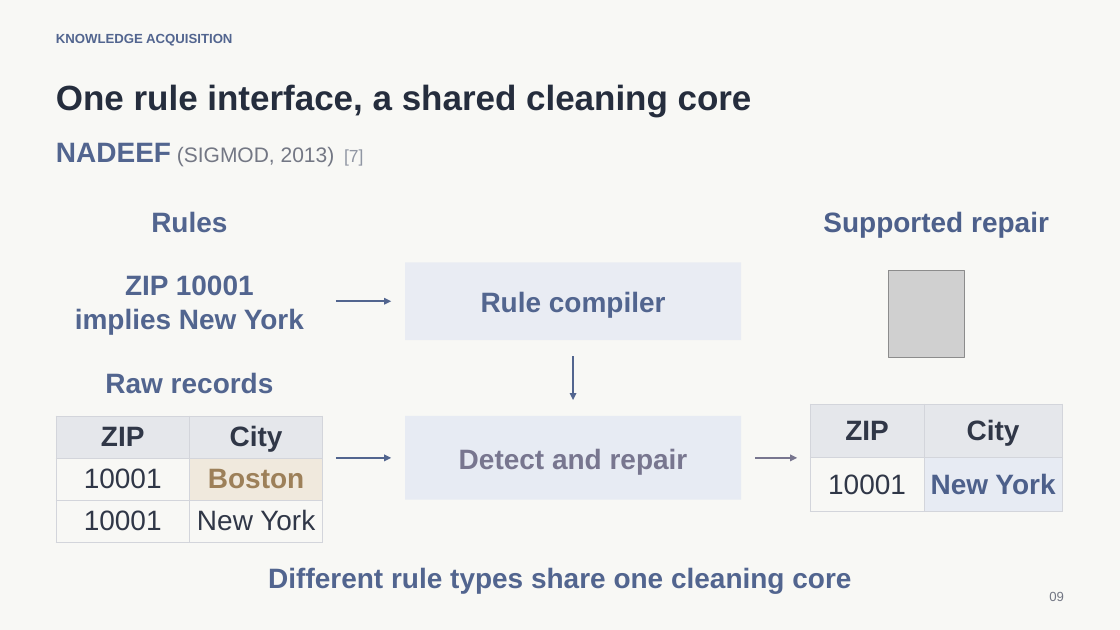
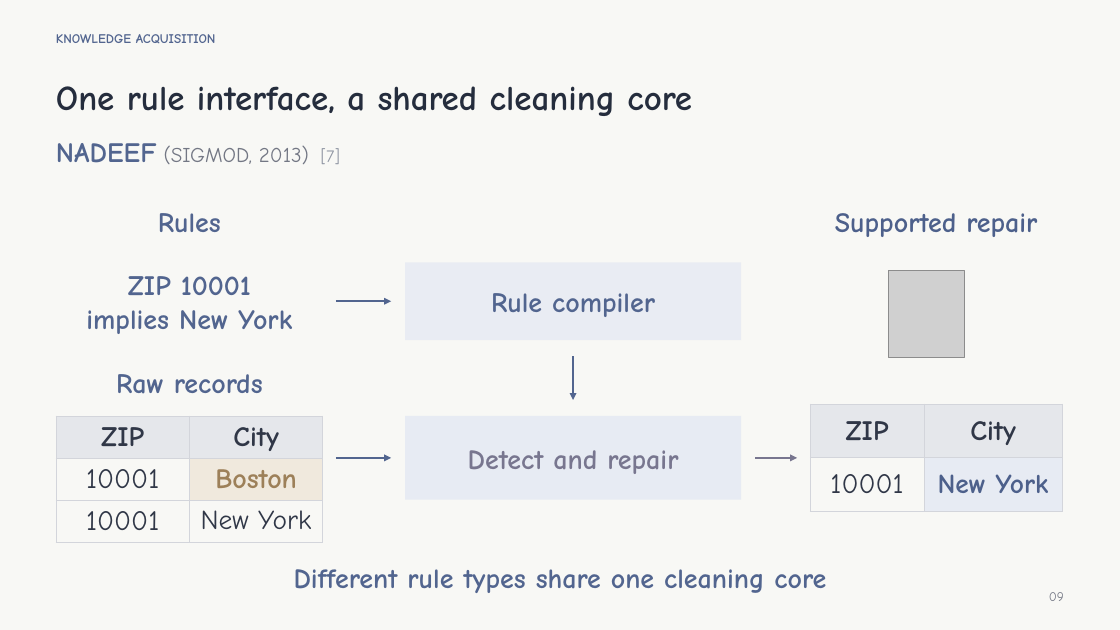
Before and after one commit to XanderZhou2022/Knowledge-Guided-Data-Cleaning, a slide deck: slide 9 of slides.pptx. Drawn at 1120x630 pixels with LibreOffice and Linux fonts; fonts in the diff are those of the drawing; grey boxes stand for pictures. Boxes give left, top, right and bottom in pixels: in the first picture for what was removed or moved away, otherwise in the second. Text is boxed around its words. In the diff, an @@ line names an element or a change of style, - is before the commit and + after.

Commit message:
Adopt Comic Sans presentation as the final version

```diff
--- a/slides.pptx
+++ b/slides.pptx
@@ table at (56, 416, 323, 542) @@
@@ font Arial to Comic Neue @@
@@ size 24 to 23.5 pt in "New York" @@
@@ table at (811, 404, 1063, 512) @@
@@ font Arial to Comic Neue @@
@@ size 24 to 23.5 pt in "New York" @@
@@ font Arial to Comic Neue in 11 elements at (56, 34, 216, 43), (56, 86, 692, 116), (56, 143, 340, 164), (158, 213, 221, 232), (86, 276, 292, 334), (491, 293, 655, 317), (116, 374, 263, 394), (468, 450, 678, 474), (835, 213, 1037, 237), (294, 569, 826, 593), (1049, 592, 1064, 601) @@
```
Also in this commit, not shown: 51 other slides changed, 1 other file.
